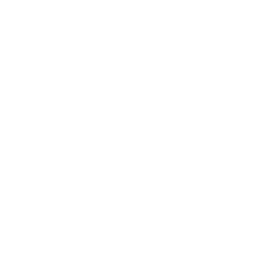
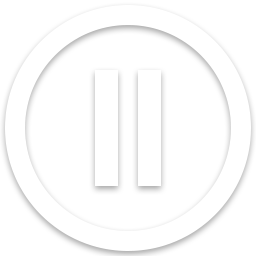
The second 256×256 image is a revision of the first. Changes to its layers:
pixels changed over [0, 3, 256, 256] (layer not identified)
